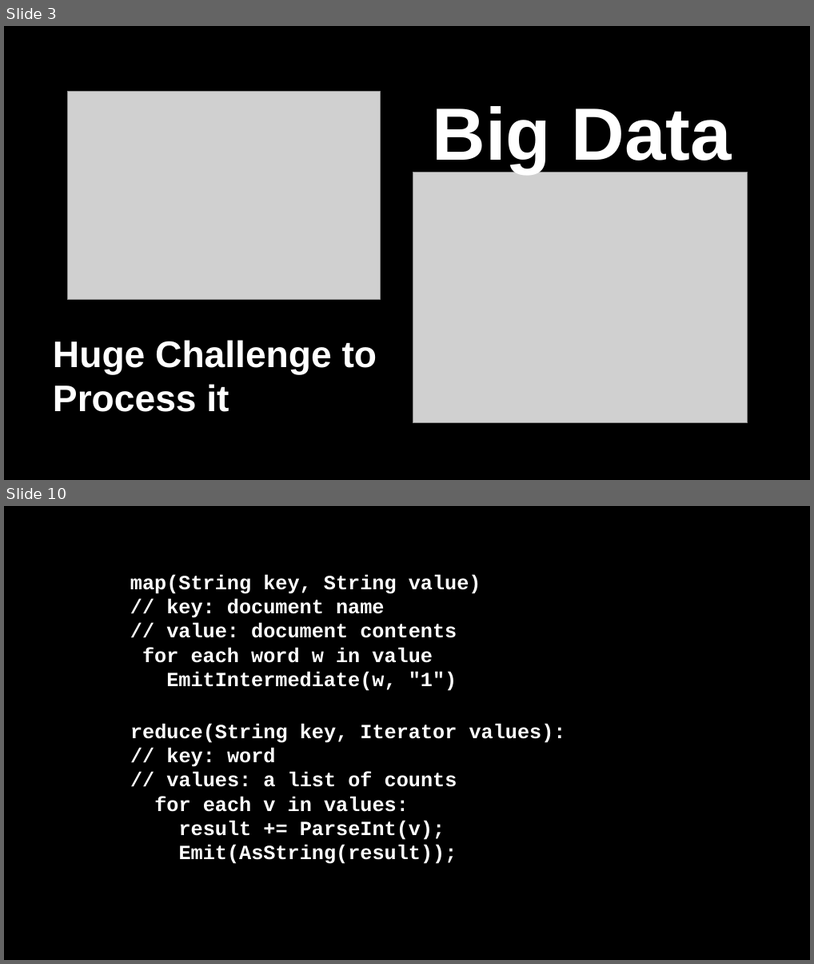
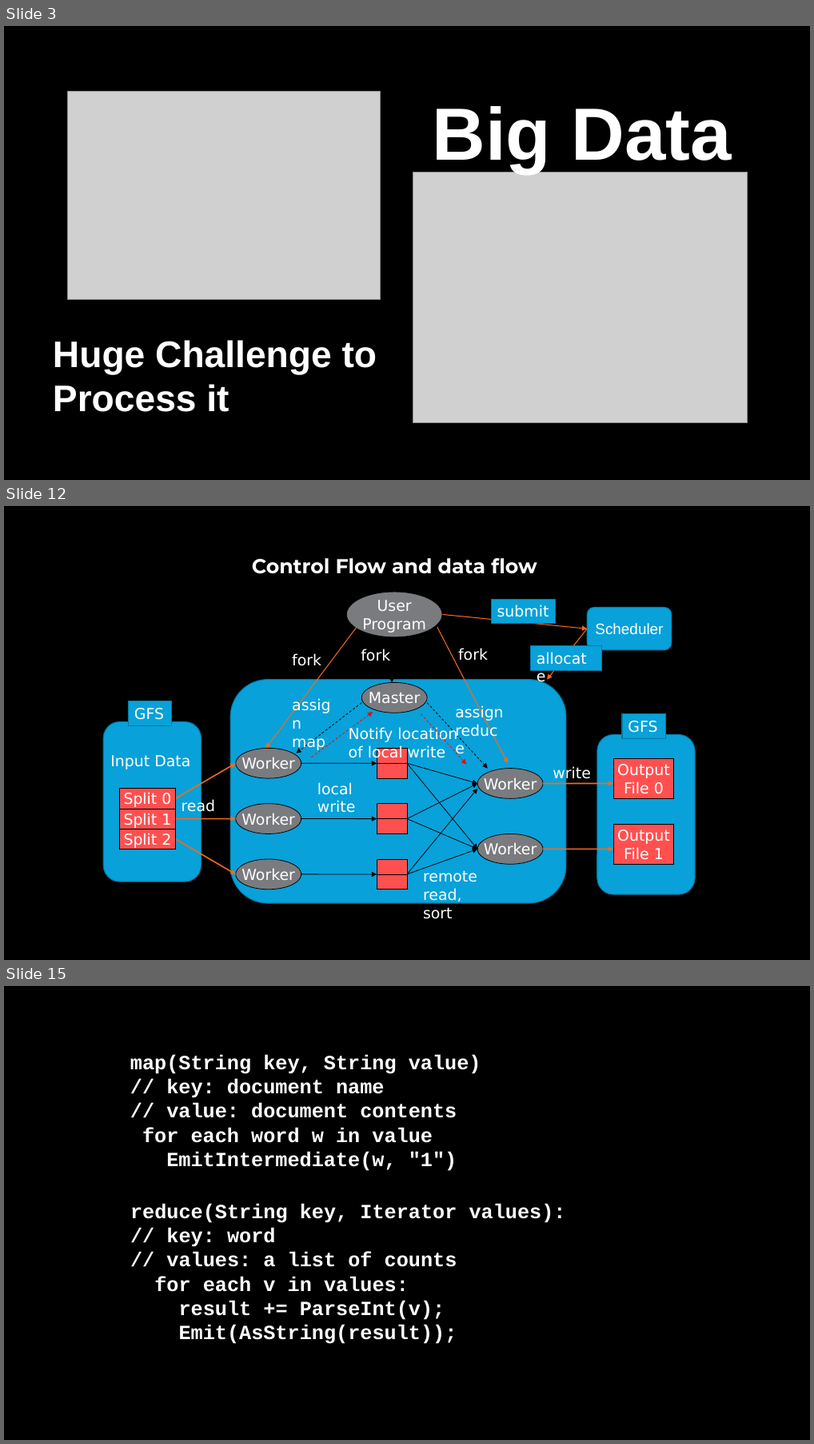
Before and after one commit to kisan101/presentation-on-MapReduce, a slide deck: map_reduce.pptx. Shown one above the other, each under a label of ours: slides 3 and 10 before the commit, slides 3, 12 and 15 after it; the slides between them are not shown. The pictures are 814x964 and 814x1444 pixels, drawn with LibreOffice and Linux fonts; fonts in the diff are those of the drawing; grey boxes stand for pictures. Boxes give left, top, right and bottom in pixels: in the first picture for what was removed or moved away, otherwise in the second. Text is boxed around its words. In the diff, an @@ line names an element or a change of style, - is before the commit and + after.

```diff
--- a/map_reduce.pptx
+++ b/map_reduce.pptx
@@ slide 12 added at <box>4,506,810,960</box>, background #000000 @@
@@ title added at <box>252,558,537,574</box>, 24 pt, text #FFFFFF, bold @@
+Control Flow and data flow
@@ ellipse added at <box>347,592,442,637</box>, fill #797B7E, outline #000000 0.75 pt, 18 pt, text #FFFFFF @@
+User
+Program
@@ group added at <box>236,627,543,889</box>: 6 ellipses, 3 arrows, 3 texts @@
+Worker
+Worker
+Master
+Worker
+Worker
+Worker
+fork
+fork
+fork
@@ group added at <box>231,599,672,904</box>: 2 rounded rectangles, 2 arrows, 2 rectangles @@
+Scheduler
+submit
+allocate
@@ rounded rectangle added at <box>103,721,202,881</box>, fill #08A1D9, outline #0677A1 1 pt @@
@@ rectangle added at <box>129,700,172,725</box>, fill #08A1D9, outline #0677A1 1 pt, 18 pt, text #FFFFFF @@
+GFS
@@ arrow added from (311, 757) to (373, 712), #FF0000 0.75 pt dashed @@
@@ arrow added from (422, 713) to (466, 764), #FF0000 0.75 pt dashed @@
@@ group added at <box>292,703,503,768</box>: 2 arrows, 2 texts @@
+assign
+map
+assign
+reduce
@@ rectangle added at <box>623,713,666,738</box>, fill #08A1D9, outline #0677A1 1 pt, 18 pt, text #FFFFFF @@
+GFS
@@ text added at <box>349,727,458,761</box>, 18 pt, text #FFFFFF @@
+Notify location
+of local write
@@ rounded rectangle added at <box>598,735,695,894</box>, fill #08A1D9, outline #0677A1 1 pt @@
@@ group added at <box>110,755,190,848</box>: 3 rectangles, 1 text @@
+Split 0
+Split 1
+Split 2
+Input Data
@@ group added at <box>544,758,674,864</box>: 2 rectangles, 2 arrows, 1 text @@
+Output
+File 0
+Output
+File 1
+write
@@ group added at <box>175,763,236,874</box>: 3 arrows, 1 text @@
+read
@@ group added at <box>302,748,407,889</box>: 3 rectangles, 3 arrows, 3 lines, 1 text @@
+local
+write
@@ group added at <box>407,763,478,919</box>: 6 arrows, 1 text @@
+remote
+read,
+sort
@@ what was slide 10 is now slide 15 @@
```
Also in this commit, not shown: 1 slide changed, 12 other slides added, 7 slides removed.
